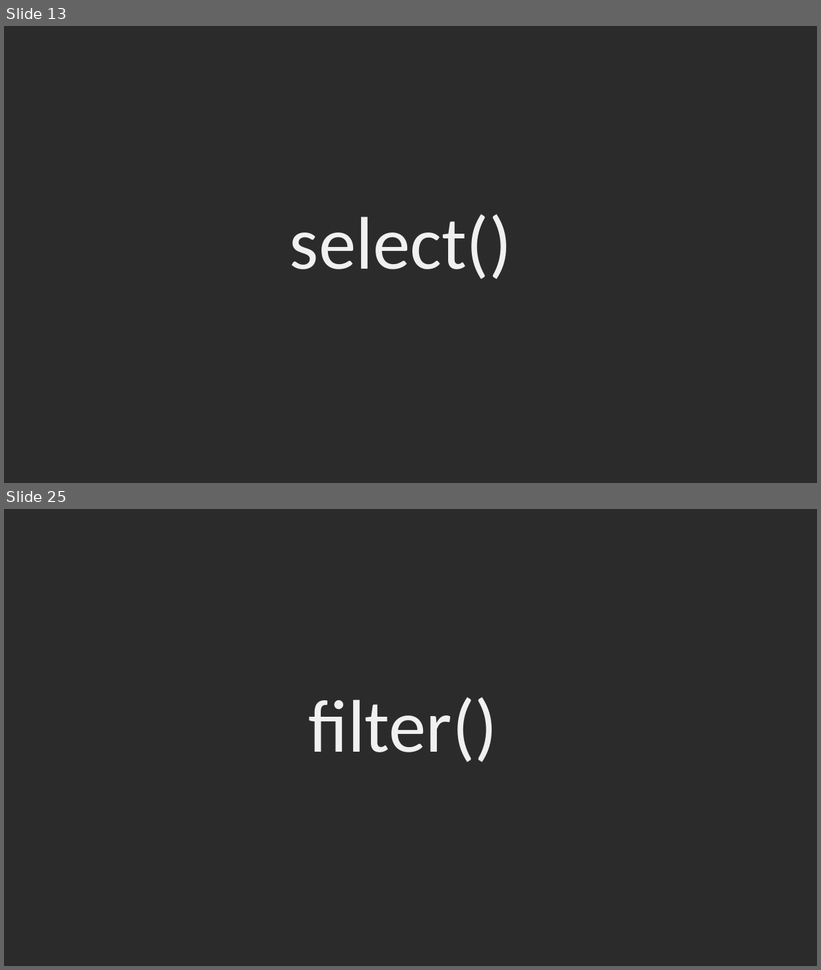
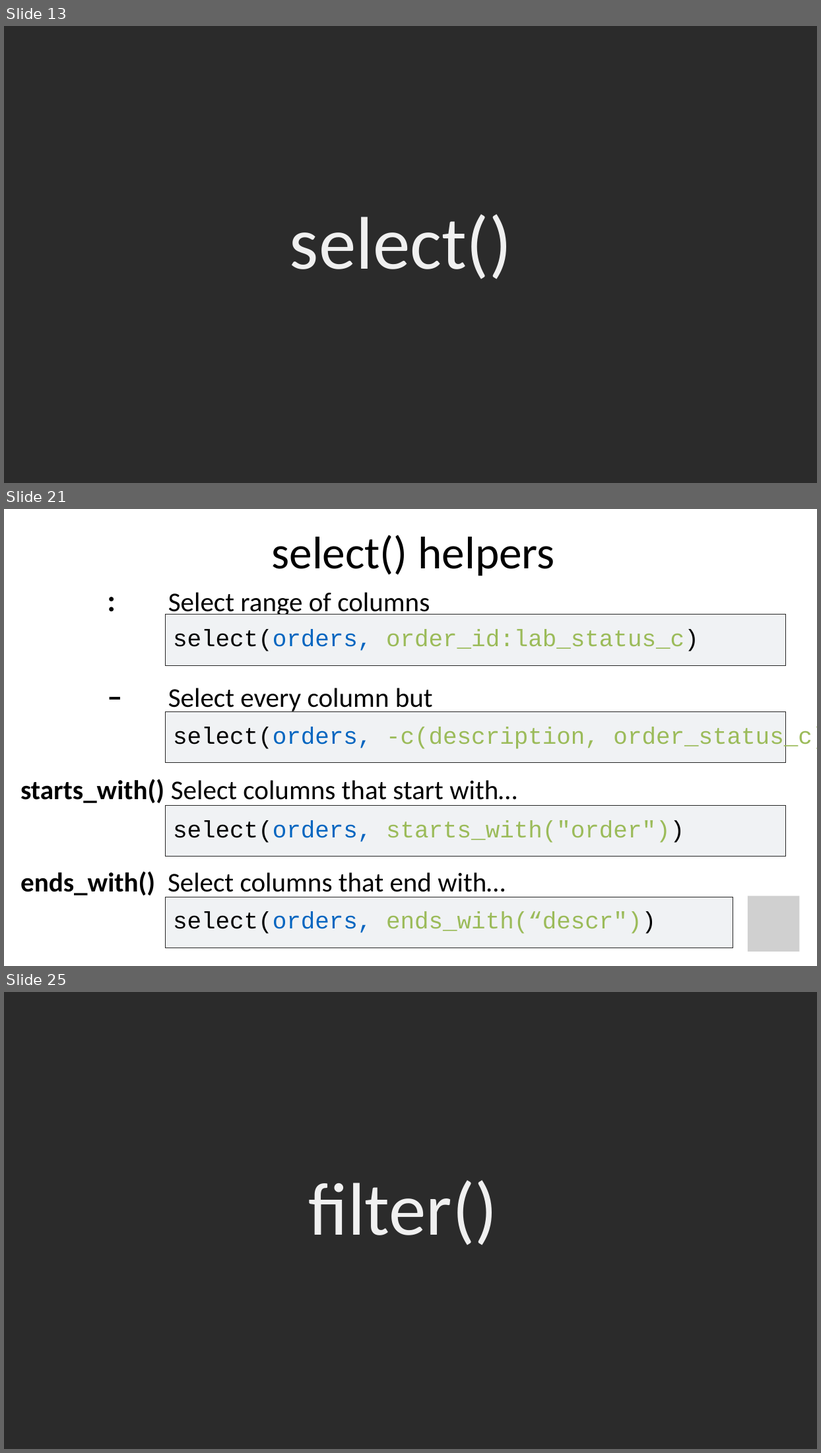
Before and after one commit to amromeo/api_r2020, a slide deck: 03 - Transform.pptx. Shown one above the other, each under a label of ours: slides 13 and 25 before the commit, slides 13, 21 and 25 after it; the slides between them are not shown. The pictures are 821x970 and 821x1453 pixels, drawn with LibreOffice and Linux fonts; fonts in the diff are those of the drawing; grey boxes stand for pictures; background and template pictures are left out; a plain dark background stands for a picture behind light text. Boxes give left, top, right and bottom in pixels: in the first picture for what was removed or moved away, otherwise in the second. Text is boxed around its words. In the diff, an @@ line names an element or a change of style, - is before the commit and + after.

Commit message:
select changes

```diff
--- a/03 - Transform.pptx
+++ b/03 - Transform.pptx
@@ slide 21 added at (x1=4, y1=509, x2=817, y2=966), background #FFFFFF @@
@@ text added at (x1=272, y1=535, x2=555, y2=576), 54 pt, text #000000 @@
+select() helpers
@@ text added at (x1=168, y1=592, x2=430, y2=615), 32 pt, text #000000 @@
+: Select range of columns
@@ freeform shape added at (x1=165, y1=615, x2=786, y2=666), fill #F0F2F4, outline #262626 0.75 pt @@
@@ text added at (x1=173, y1=630, x2=699, y2=652), 28 pt, text #9BBB59 @@
+select(orders, order_id:lab_status_c)
@@ text added at (x1=168, y1=688, x2=433, y2=712), 32 pt, text #000000 @@
+– Select every column but
@@ freeform shape added at (x1=165, y1=712, x2=786, y2=763), fill #F0F2F4, outline #262626 0.75 pt @@
@@ text added at (x1=173, y1=727, x2=817, y2=751), 28 pt, text #9BBB59 @@
+select(orders, -c(description, order_status_c))
@@ text added at (x1=20, y1=779, x2=517, y2=806), 32 pt, text #000000 @@
+starts_with() Select columns that start with…
@@ freeform shape added at (x1=165, y1=806, x2=786, y2=857), fill #F0F2F4, outline #262626 0.75 pt @@
@@ text added at (x1=173, y1=821, x2=684, y2=843), 28 pt, text #9BBB59 @@
+select(orders, starts_with("order"))
@@ text added at (x1=20, y1=871, x2=505, y2=898), 32 pt, text #000000 @@
+ends_with() Select columns that end with…
@@ freeform shape added at (x1=165, y1=897, x2=733, y2=948), fill #F0F2F4, outline #262626 0.75 pt @@
@@ picture added at (x1=748, y1=896, x2=800, y2=952) @@
@@ text added at (x1=173, y1=912, x2=656, y2=934), 28 pt, text #9BBB59 @@
+select(orders, ends_with(“descr"))
```
Also in this commit, not shown: 25 slides changed, 1 other file.
